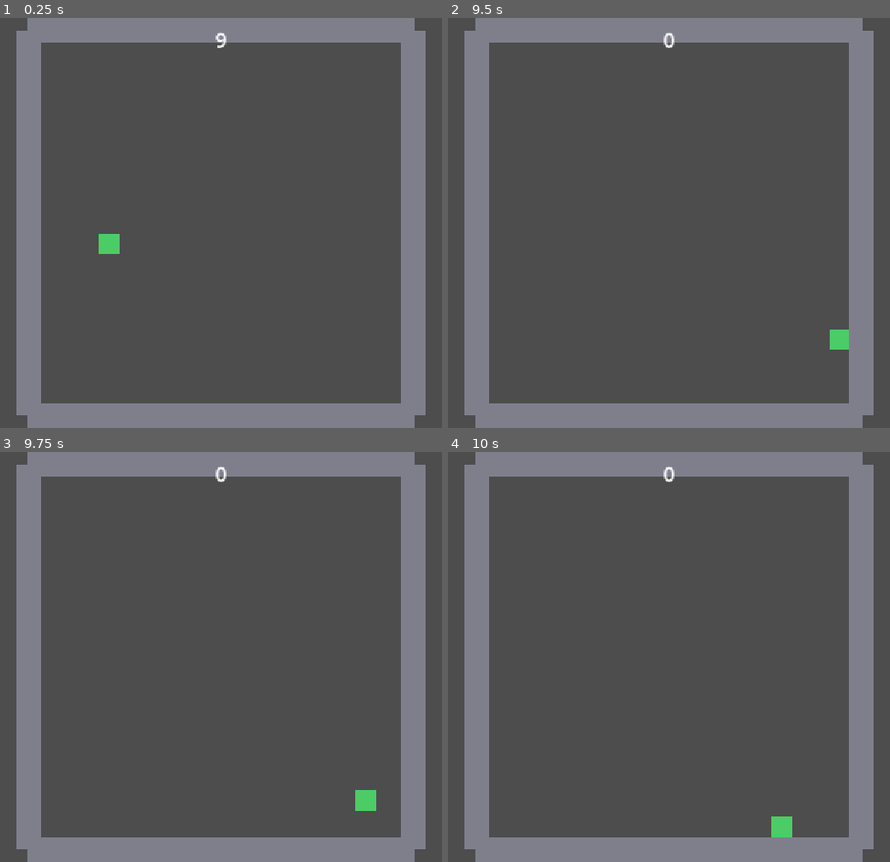
Above: before the commit, frames 1-4 (two rows, left to right).
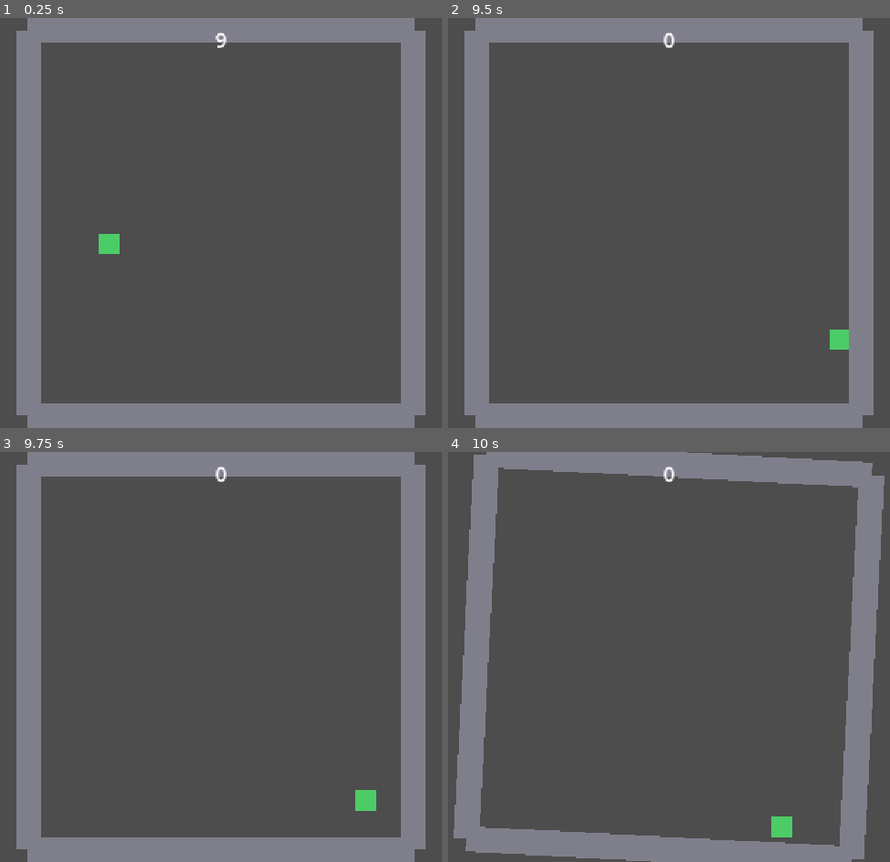
Above: after the commit, the same moments.

Repository: swan-eternal/clockwork
Game: Godot game, scene res://scenes/main.tscn
Two runs of this game, one before a commit and one after it. Both use one fixed random seed, a clock stepped at 60 frames per second and the inputs below.
Inputs:
- Up to frame 1 (0.25 s): no input
- Up to frame 2 (9.5 s): tap Enter (ui_accept) at 0.5, 0.77, 1.52, 3.02, 3.77, 4.52, 6.02, 6.77, 7.52, 9.02 s; hold Right (ui_right) 0.53-2.03 s; hold Left (ui_left) 2.03-2.78 s; hold Right (ui_right) 2.78-4.28 s; hold Left (ui_left) 4.28-5.03 s; hold Right (ui_right) 5.03-5.78 s; hold Left (ui_left) 5.78-7.28 s; hold Right (ui_right) from 7.28 s (still down)
- Up to frame 3 (9.75 s): release Right (ui_right) at 9.53 s; hold Left (ui_left) from 9.53 s (still down)
- Up to frame 4 (10 s): keep holding Left (ui_left); tap Enter (ui_accept) at 9.77 s

Frames 1-3 are identical in both runs. In frame 4, 6.7% of the frame differs, in the area x 1-99%, y 0-100%.

Commit message:
Task 4: rotate the Walls wrapper 90° per clock tick
Adds scripts/walls.gd attached to the Walls node:
  - @export var rotation_speed: float = 180.0  (deg/s, tunable in
    inspector — 180 = snappy half-second 90° turn)
  - _ready() wires to ClockUI.countdown_zero via get_parent()
  - _on_countdown_zero() tweens self.rotation by PI/2 over
    (angle / speed) seconds

Structural fix bundled: Walls.position was (0,0) (default) with
walls at world coords, so rotating around (0,0) would have
slung walls off-screen. Now Walls.position = (576, 324) (the
play area center) and walls are at local coords — rotation
spins the frame in place. Top→Right→Bottom→Left→Top per tick.

Player and ClockUI remain siblings of Walls (not children) so
they don't rotate with the level — per Jason's reminder. Input
remapping (so 'right' still feels right post-rotation) is a
follow-up; for now input stays screen-relative so the mechanic
is observable but controls get weird after the first tick.

Diff:
--- a/scenes/main.tscn
+++ b/scenes/main.tscn
@@ -2,6 +2,7 @@
 
 [ext_resource type="PackedScene" path="res://scenes/player.tscn" id="1_player"]
 [ext_resource type="PackedScene" path="res://scenes/clock_ui.tscn" id="2_clock"]
+[ext_resource type="Script" path="res://scripts/walls.gd" id="3_walls"]
 
 [sub_resource type="RectangleShape2D" id="RectangleShape2D_wall_h"]
 size = Vector2(608, 40)
@@ -12,9 +13,11 @@
 [node name="Main" type="Node2D"]
 
 [node name="Walls" type="Node2D" parent="."]
+position = Vector2(576, 324)
+script = ExtResource("3_walls")
 
 [node name="Top" type="StaticBody2D" parent="Walls"]
-position = Vector2(576, 20)
+position = Vector2(0, -304)
 
 [node name="CollisionShape2D" type="CollisionShape2D" parent="Walls/Top"]
 shape = SubResource("RectangleShape2D_wall_h")
@@ -24,7 +27,7 @@
 polygon = PackedVector2Array(-304, -20, 304, -20, 304, 20, -304, 20)
 
 [node name="Bottom" type="StaticBody2D" parent="Walls"]
-position = Vector2(576, 628)
+position = Vector2(0, 304)
 
 [node name="CollisionShape2D" type="CollisionShape2D" parent="Walls/Bottom"]
 shape = SubResource("RectangleShape2D_wall_h")
@@ -34,7 +37,7 @@
 polygon = PackedVector2Array(-304, -20, 304, -20, 304, 20, -304, 20)
 
 [node name="Left" type="StaticBody2D" parent="Walls"]
-position = Vector2(272, 324)
+position = Vector2(-304, 0)
 
 [node name="CollisionShape2D" type="CollisionShape2D" parent="Walls/Left"]
 shape = SubResource("RectangleShape2D_wall_v")
@@ -44,7 +47,7 @@
 polygon = PackedVector2Array(-20, -304, 20, -304, 20, 304, -20, 304)
 
 [node name="Right" type="StaticBody2D" parent="Walls"]
-position = Vector2(880, 324)
+position = Vector2(304, 0)
 
 [node name="CollisionShape2D" type="CollisionShape2D" parent="Walls/Right"]
 shape = SubResource("RectangleShape2D_wall_v")
--- /dev/null
+++ b/scripts/walls.gd
@@ -0,0 +1,33 @@
+extends Node2D
+##
+## Walls wrapper for Clockwork — rotates 90° per clock tick (every
+## time ClockUI emits countdown_zero). Player and ClockUI are NOT
+## children of this node, so they stay in world / screen space —
+## the world tumbles around them, not the other way around.
+##
+
+# Angular speed for the level rotation, in degrees per second.
+# 180 = a snappy half-second 90° turn. Lower = more dramatic,
+# higher = snappier. Tune in the inspector per level.
+@export var rotation_speed: float = 180.0
+
+func _ready() -> void:
+	# Wire to the ClockUI's countdown_zero signal. ClockUI is a sibling
+	# of Walls under Main, so we go up one level and over.
+	var clock := get_parent().get_node_or_null("ClockUI")
+	if clock and clock.has_signal("countdown_zero"):
+		clock.countdown_zero.connect(_on_countdown_zero)
+
+func _on_countdown_zero() -> void:
+	_rotate_one_step(PI / 2.0)
+
+func _rotate_one_step(angle: float) -> void:
+	# Rotate by `angle` radians over (angle / speed) seconds.
+	# Using a Tween keeps it dead-simple; if a second tick fires while
+	# the first is still mid-tween, the new tween takes over from the
+	# current rotation.
+	var safe_speed := maxf(rotation_speed, 1.0)  # Avoid div-by-zero on bad inputs
+	var target := rotation + angle
+	var duration := angle / deg_to_rad(safe_speed)
+	var tween := create_tween()
+	tween.tween_property(self, "rotation", target, duration)
Not shown, added: scripts/clock_ui.gd.uid
